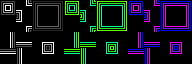
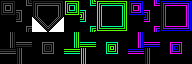
Revision of a layered 192×64 image; what changed, layer by layer:
painted on "Line test copy 2" over [0, 0, 64, 64]
hid "Line test copy" over [0, 0, 63, 64]
hid "Line test" over [0, 0, 63, 64]
added layer "Background copy" above "Background" over [0, 0, 64, 64]
hid "Background" over [0, 0, 64, 64]
